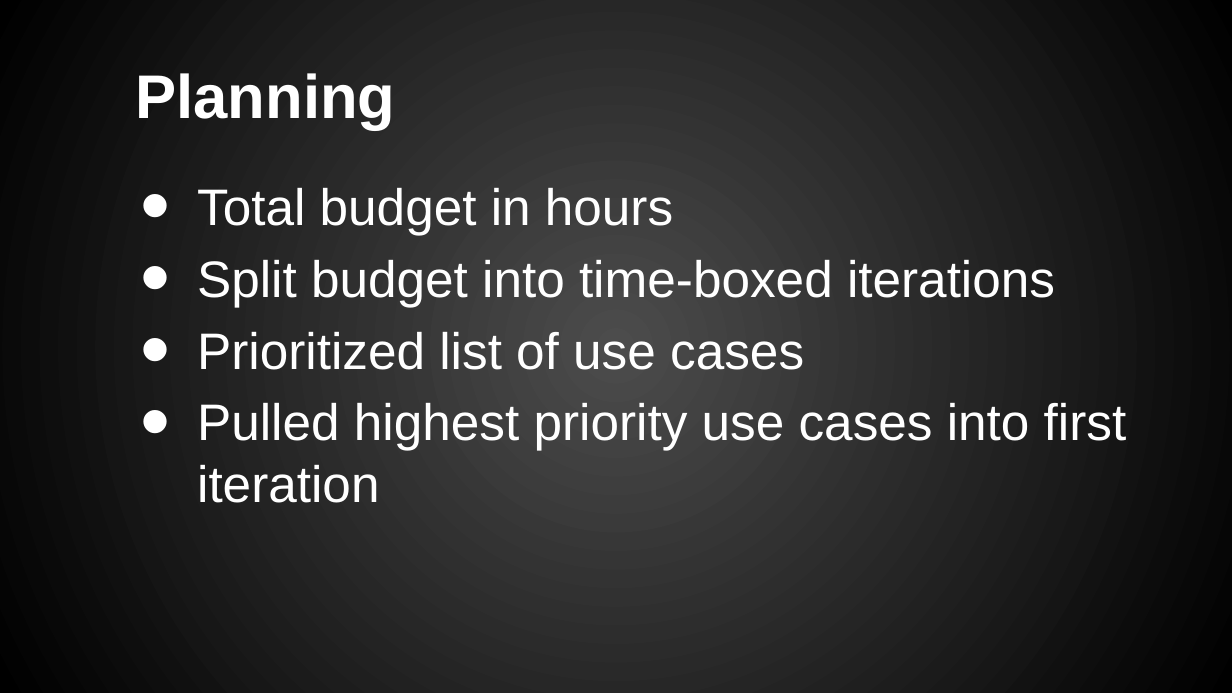
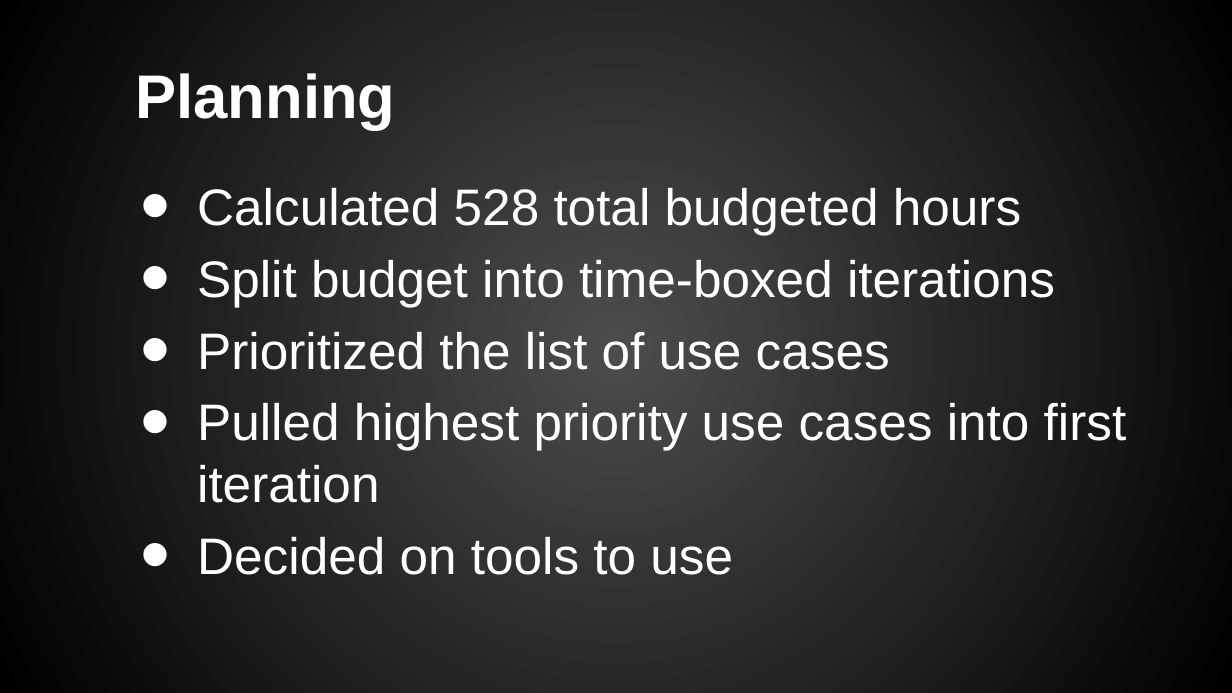
Before and after one commit to chriskdon/chinese-checkers, a slide deck: slide 9 of project-management/Presentations/Chinese Checkers - Iteration #1.pptx. Drawn at 1232x693 pixels with LibreOffice and Linux fonts; fonts in the diff are those of the drawing; background and template pictures are left out. Boxes give left, top, right and bottom in pixels: in the first picture for what was removed or moved away, otherwise in the second. Text is boxed around its words. In the diff, an @@ line names an element or a change of style, - is before the commit and + after.

```diff
--- a/project-management/Presentations/Chinese Checkers - Iteration #1.pptx
+++ b/project-management/Presentations/Chinese Checkers - Iteration #1.pptx
@@ text at [197, 187, 1021, 235]: text changed @@
-• Total budget in hours
+• Calculated 528 total budgeted hours
@@ text at [197, 331, 890, 370]: text changed @@
-• Prioritized list of use cases
+• Prioritized the list of use cases
@@ text at [197, 536, 733, 575]: paragraph added @@
+• Decided on tools to use
```
Also in this commit, not shown: 2 other slides changed, 5 slides added, 1 slide removed, 1 other file.
